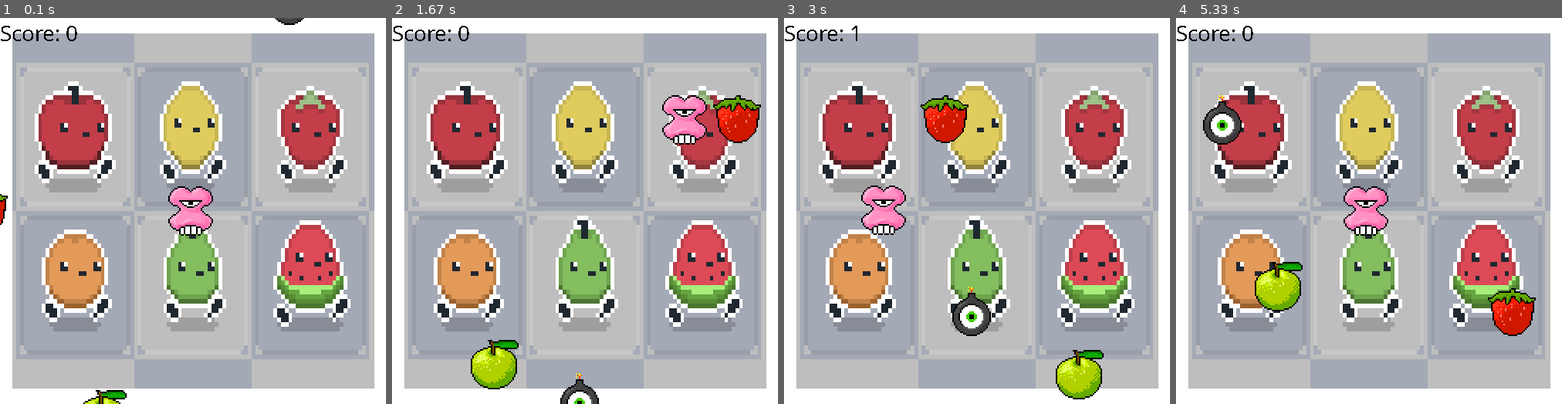
Above: before the commit, frames 1-4 (left to right).
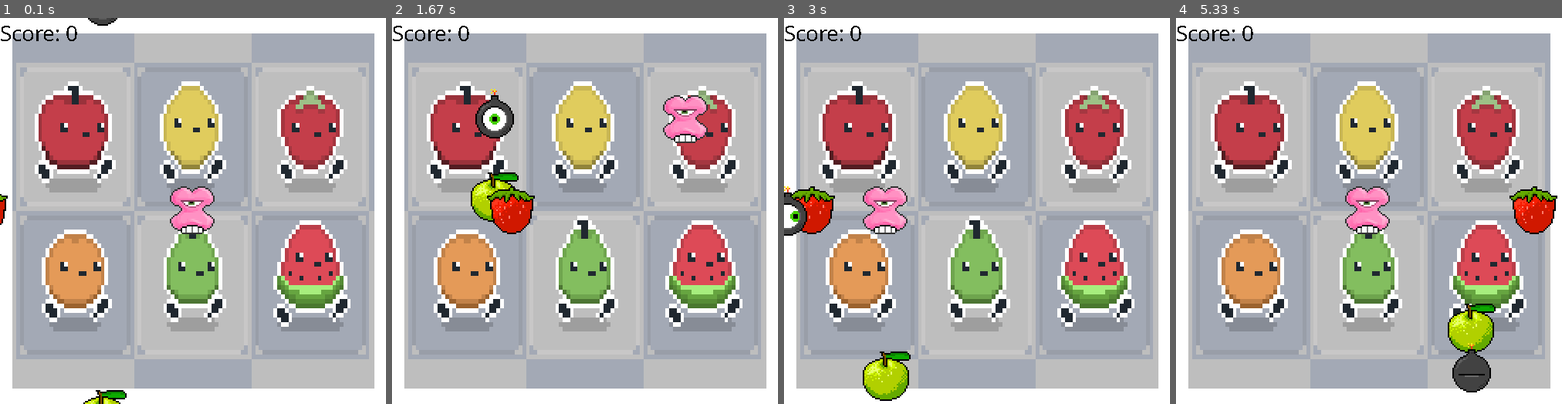
Above: after the commit, the same moments.

Repository: stanjdev/pygame-apples-strawberries-game
Game: pygame game, started from game.py
Two runs of this game, one before a commit and one after it. Both use one fixed random seed, a clock stepped at 60 frames per second and the inputs below.
Inputs:
- Up to frame 1 (0.1 s): no input
- Up to frame 2 (1.67 s): hold Right 0.33-0.8 s; hold Up 0.83-1.13 s; hold Right 1.17-1.63 s
- Up to frame 3 (3 s): hold Left 1.67-2.2 s; hold Down 2.23-2.53 s; hold Left 2.57-2.97 s
- Up to frame 4 (5.33 s): hold Up 3-3.37 s; hold Right 3.4-4.03 s; hold Down 4.07-4.43 s; hold Left 4.47-4.93 s; hold Right from 4.97 s (still down)

The runs differ from the first frame. In frame 1, 0.8% of the frame differs, in the area x 22-79%, y 0-57%; in frame 2, 5.8%; in frame 3, 6.3%; in frame 4, 6.8%, in the area x 7-99%, y 20-97%.

Commit message:
animated player and bomb

Diff:
--- a/animated_object.py
+++ b/animated_object.py
@@ -1,40 +1,20 @@
 import pygame
-
-pink_images = [
-  './images/pink/pink-1.png'
-  './images/pink/pink-2.png'
-  './images/pink/pink-3.png'
-  './images/pink/pink-4.png'
-  './images/pink/pink-5.png'
-]
 
 class AnimatedObject(pygame.sprite.Sprite):
   def __init__(self, x, y, files):
     super(AnimatedObject, self).__init__()
     self.x = x
     self.y = y
-    self.images = []
+    self.images = files
     self.index = 0
-
-    for image in files:
-      print(image)
-      # self.surf = pygame.image.load(image)
-      self.images.append(self.surf)
-      self.rect = self.surf.get_rect()
-    # Create a surface from each file in files and add a surface to the images list
+    self.surf = self.images[0]
 
   def render(self, screen):
+    self.rect = self.surf.get_rect()
     self.rect.x = self.x
     self.rect.y = self.y
+    self.surf = self.images[self.index]
     self.index += 1
     if (self.index >= len(self.images)):
       self.index = 0
-    for surface in self.images:
-      screen.blit(surface, (self.x, self.y))
-    # increment index
-    # if index is equal to the length of the images
-    # set index to 0 for it to loop
-    # blit the surface in images at the index to the screen
-
-
-animated_player = AnimatedObject(0, 0, pink_images)
+    screen.blit(self.surf, (self.x, self.y))
--- /dev/null
+++ b/bomb_animated.py
@@ -0,0 +1,40 @@
+from game_object import GameObject
+from animated_object import AnimatedObject
+from random import randint, choice
+from constants import x_lanes, y_lanes, SCREEN_HEIGHT, SCREEN_WIDTH
+import pygame
+
+
+bomb_images = [
+  pygame.image.load('./images/bomb/bomb-1.png'),
+  pygame.image.load('./images/bomb/bomb-2.png'),
+  pygame.image.load('./images/bomb/bomb-3.png'),
+  pygame.image.load('./images/bomb/bomb-4.png'),
+  pygame.image.load('./images/bomb/bomb-5.png'),
+  pygame.image.load('./images/bomb/bomb-6.png'),
+  pygame.image.load('./images/bomb/bomb-7.png'),
+  pygame.image.load('./images/bomb/bomb-8.png'),
+  pygame.image.load('./images/bomb/bomb-9.png'),
+]
+
+# ANIMATED BOMB CLASS
+class AnimatedBomb(AnimatedObject):
+  def __init__(self):
+    self.x = choice(x_lanes)
+    super(AnimatedBomb, self).__init__(0, 0, files=bomb_images)
+    self.dx = 0
+    self.dy = (randint(0, 200) / 100) + 1
+    self.direction = choice(['toBottom', 'toTop', 'toRight', 'toLeft'])
+    self.reset()
+
+  def move(self):
+    self.x += self.dx if self.direction == 'toBottom' or self.direction == 'toTop' else self.dy if self.direction == 'toRight' else -abs(self.dy) if self.direction == 'toLeft' else self.dx
+    self.y += self.dy if self.direction == 'toBottom' else -abs(self.dy) if self.direction == 'toTop' else 0
+    if self.y > SCREEN_HEIGHT or self.y < -64 or self.x > SCREEN_WIDTH or self.x < -64:
+      self.reset()
+
+  def reset(self):
+    self.direction = choice(['toBottom', 'toTop', 'toRight', 'toLeft'])
+    self.x = choice(x_lanes) if self.direction == 'toBottom' or self.direction == 'toTop' else -64 if self.direction == 'toRight' else SCREEN_WIDTH if self.direction == 'toLeft' else choice(x_lanes)
+    self.y = -64 if self.direction == 'toBottom' else SCREEN_HEIGHT if self.direction == 'toTop' else choice(y_lanes)
+    # print("Bomb moving: " + self.direction)
--- a/game.py
+++ b/game.py
@@ -3,13 +3,14 @@
 import pygame
 pygame.init()
 pygame.font.init()
-from bomb import Bomb
+# from player import Player
+# from bomb import Bomb
 from strawberry import Strawberry
 from apple import Apple
-from player import Player
 from constants import screen, bg_image, gamefont
 
-# from animated_object import animated_player
+from player_animated import AnimatedPlayer
+from bomb_animated import AnimatedBomb
 
 clock = pygame.time.Clock()
 
@@ -20,10 +21,12 @@
 strawberry = Strawberry()
 
 # Bombs move vertically top to bottom
-bomb = Bomb()
+# bomb = Bomb()
+bomb = AnimatedBomb()
 
 # PLAYER INSTANCE
-player = Player()
+# player = Player()
+player = AnimatedPlayer()
 
 
 # Make a Group to render and move all sprites
--- /dev/null
+++ b/player_animated.py
@@ -0,0 +1,62 @@
+from animated_object import AnimatedObject
+from constants import x_lanes, y_lanes
+
+import pygame
+
+pink_images = [
+  pygame.image.load('./images/pink/pink-1.gif'),
+  pygame.image.load('./images/pink/pink-2.gif'),
+  pygame.image.load('./images/pink/pink-3.gif'),
+  pygame.image.load('./images/pink/pink-4.gif'),
+  pygame.image.load('./images/pink/pink-5.gif'),
+  pygame.image.load('./images/pink/pink-6.gif'),
+  pygame.image.load('./images/pink/pink-7.gif'),
+  pygame.image.load('./images/pink/pink-8.gif'),
+  pygame.image.load('./images/pink/pink-9.gif'),
+  pygame.image.load('./images/pink/pink-10.gif'),
+  pygame.image.load('./images/pink/pink-11.gif'),
+]
+
+# AnimatedPlayer CLASS
+class AnimatedPlayer(AnimatedObject):
+  def __init__(self):
+    super(AnimatedPlayer, self).__init__(0, 0, files=pink_images)
+    self.dx = 0
+    self.dy = 0
+    self.pos_x = 1
+    self.pos_y = 1
+    self.reset()
+
+  def left(self):
+    if self.pos_x > 0:
+      self.pos_x -= 1
+      self.update_dx_dy()
+
+  def right(self):
+    if self.pos_x < len(x_lanes) - 1:
+      self.pos_x += 1
+      self.update_dx_dy()
+
+  def up(self):
+    if self.pos_y > 0:
+      self.pos_y -= 1
+      self.update_dx_dy()
+
+  def down(self):
+    if self.pos_y < len(y_lanes) - 1:
+      self.pos_y += 1
+      self.update_dx_dy()
+
+  def move(self):
+    self.x -= (self.x - self.dx) * 0.25
+    self.y -= (self.y - self.dy) * 0.25
+
+  def reset(self):
+    self.x = x_lanes[self.pos_x]
+    self.y = y_lanes[self.pos_y]
+    self.dx = self.x
+    self.dy = self.y
+
+  def update_dx_dy(self):
+    self.dx = x_lanes[self.pos_x]
+    self.dy = y_lanes[self.pos_y]
Binary file added: images/bomb/bomb-1.png
Binary file added: images/bomb/bomb-2.png
Binary file added: images/bomb/bomb-3.png
Binary file added: images/bomb/bomb-4.png
Binary file added: images/bomb/bomb-5.png
Binary file added: images/bomb/bomb-6.png
Binary file added: images/bomb/bomb-7.png
Binary file added: images/bomb/bomb-8.png
Binary file added: images/bomb/bomb-9.png
Binary file added: images/pink/pink-1.gif
Binary file removed: images/pink/pink-1.png
Binary file added: images/pink/pink-10.gif
(and 16 more such lines)
